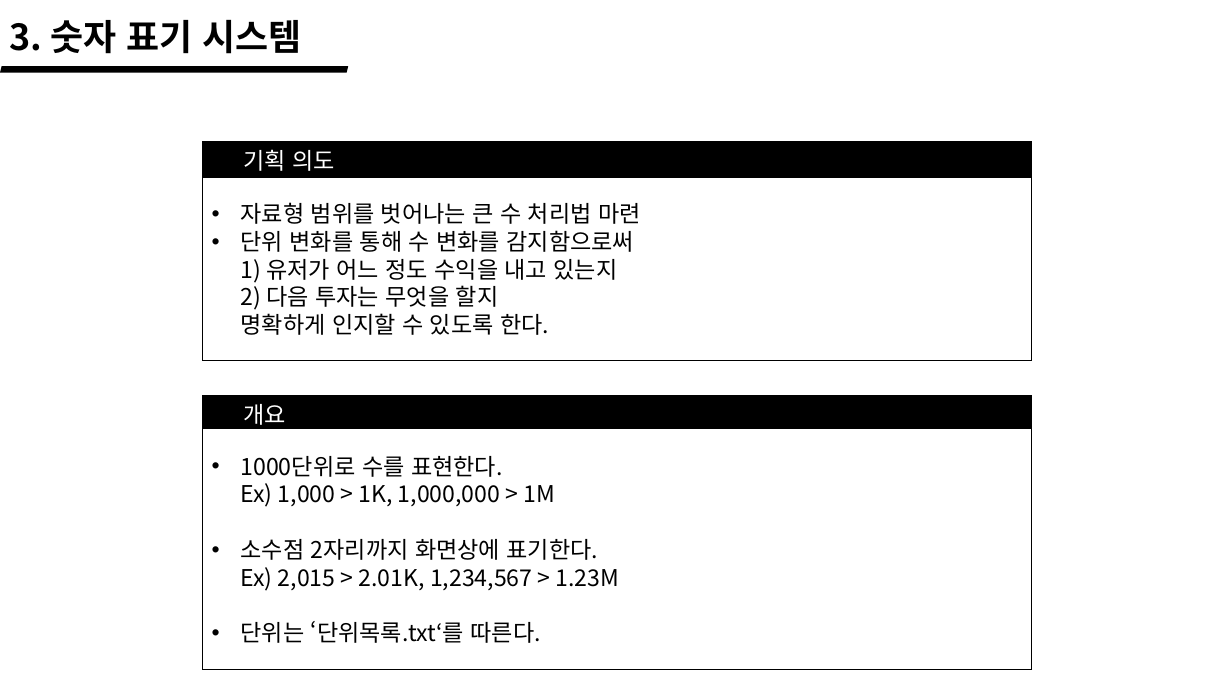
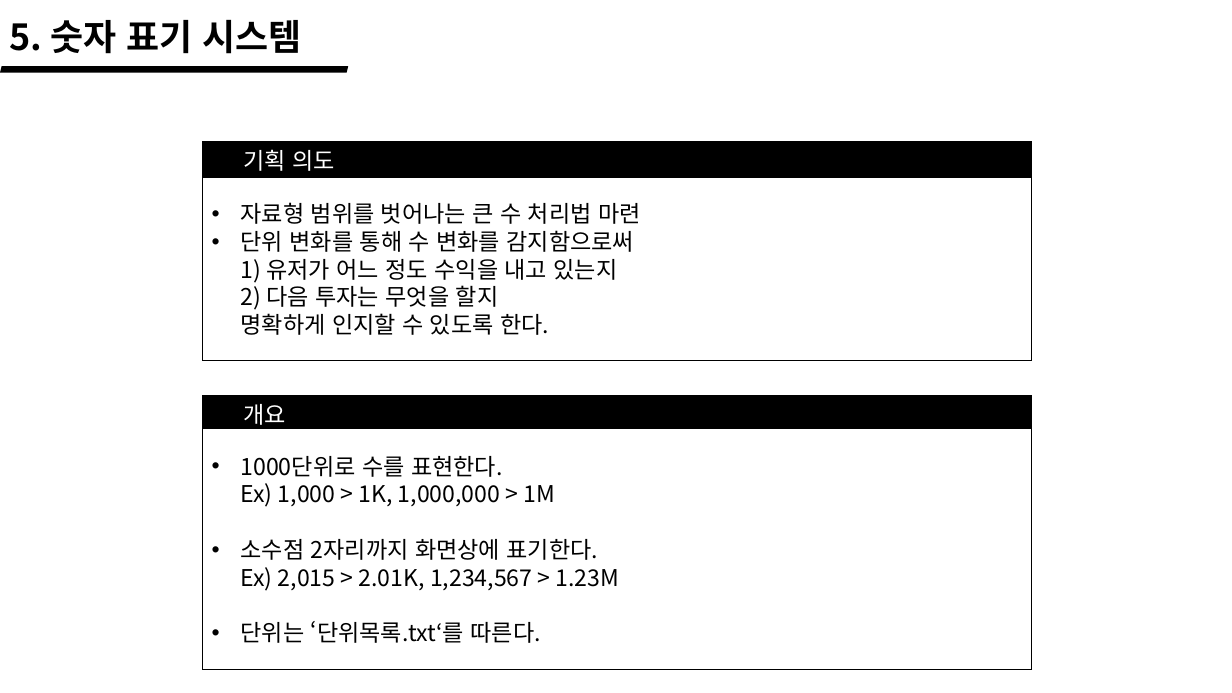
Before and after one commit to wlrud753/CarryCarrot, a slide deck: slide 18 of 기획서/당근키우기 시스템.pptx (slide 12 before the commit). Drawn at 1232x693 pixels with LibreOffice and Linux fonts; fonts in the diff are those of the drawing. Boxes give left, top, right and bottom in pixels: in the first picture for what was removed or moved away, otherwise in the second. Text is boxed around its words. In the diff, an @@ line names an element or a change of style, - is before the commit and + after.

```diff
--- a/기획서/당근키우기 시스템.pptx
+++ b/기획서/당근키우기 시스템.pptx
@@ text at (9,20,301,54): text changed @@
-3. 숫자 표기 시스템
+5. 숫자 표기 시스템
```
Also in this commit, not shown: 5 other slides changed, 6 slides added, 1 other file.
